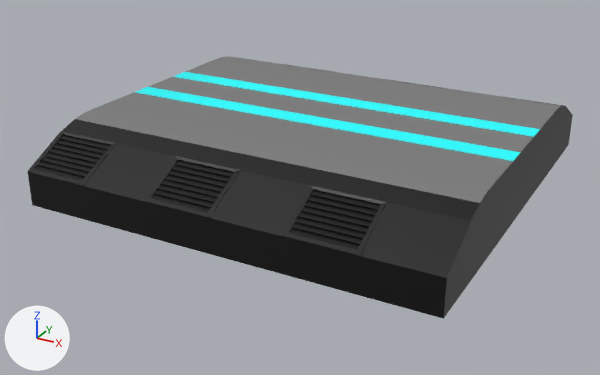
The Blender file Assets/Visual Assets/Meshes/Tiles/pathStraightCurved.blend as it was, and as the next commit left it.
Before and after are seen from a camera (50 mm lens) standing at (5.32, -10.41, 4.87) and looking at (-0.18, -0.41, -0.13). The lights are fixed; the arrows at lower left show +X, +Y and +Z.
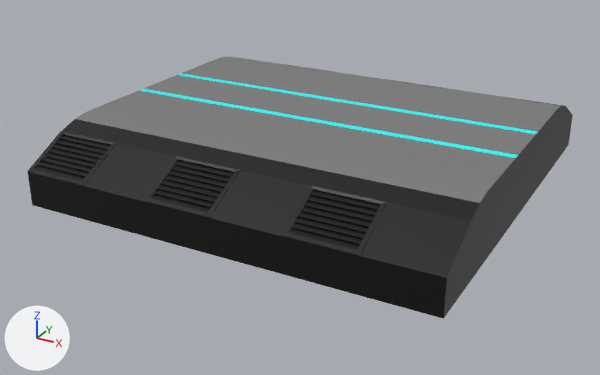
Changed parts and their boxes (x1, y1, x2, y2) in the pictures (600 x 375 px):
part 1 of me_plane, added
    after: (121, 67, 546, 242)

The edits, one by one:
me_plane is used by ob_plane; location (0.0, 0.0, 0.0); scale (3.0, 3.0, 3.0).
me_plane had 1827 vertices, 1702 faces and spanned x -1.0..1.0, y -1.0..1.0, z 0.0..0.33.
me_plane now has 2191 vertices, 1990 faces and spans x -1.0..1.0, y -1.0..1.0, z 0.0..0.33.
me_plane part 1: 364 vertices added at x -1.0..1.0, y -0.22..0.22, z 0.33.
